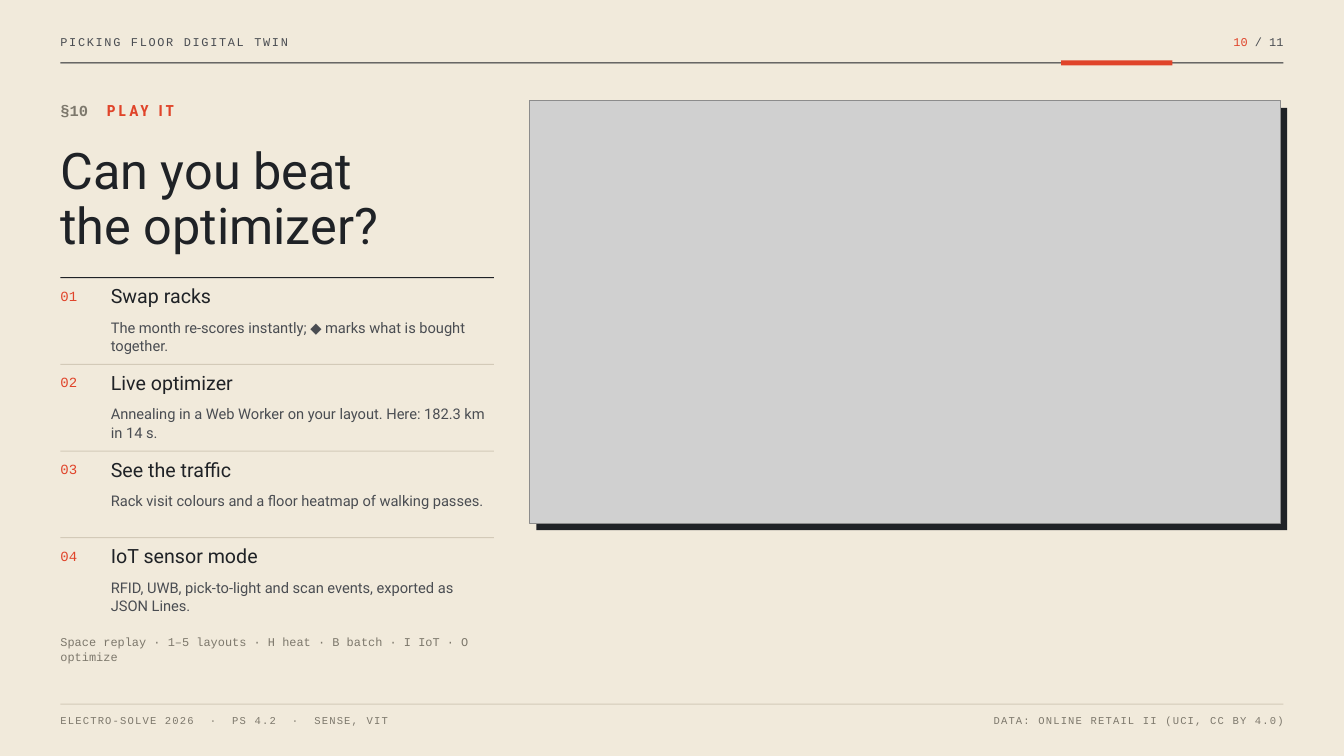
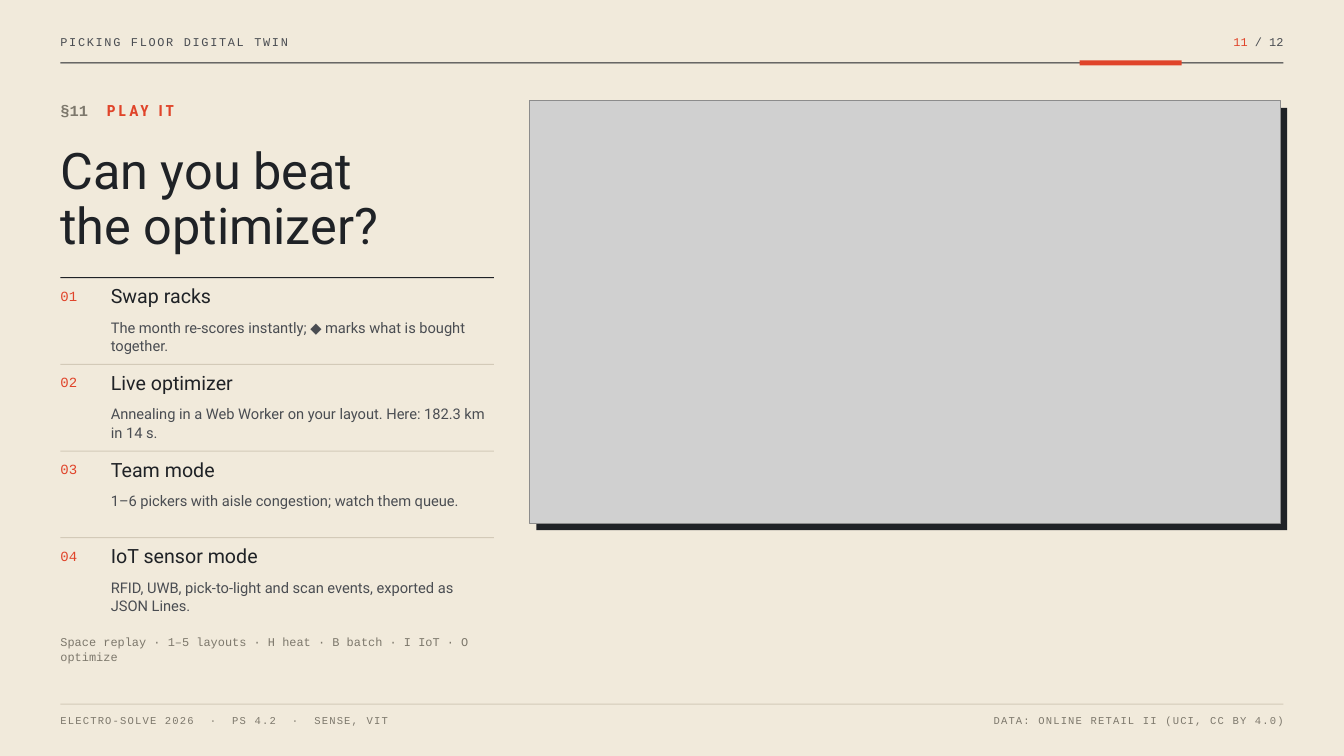
Before and after one commit to 007jaidev-ai/warehouse-twin, a slide deck: slide 11 of ElectroSolve_2026_Warehouse_Digital_Twin.pptx (slide 10 before the commit). Drawn at 1344x756 pixels with LibreOffice and Linux fonts; fonts in the diff are those of the drawing; grey boxes stand for pictures. Boxes give left, top, right and bottom in pixels: in the first picture for what was removed or moved away, otherwise in the second. Text is boxed around its words. In the diff, an @@ line names an element or a change of style, - is before the commit and + after.

Commit message:
feat: implement multiple pickers simulation, congestion modeling, and update poster assets

```diff
--- a/ElectroSolve_2026_Warehouse_Digital_Twin.pptx
+++ b/ElectroSolve_2026_Warehouse_Digital_Twin.pptx
@@ text at (1233, 38, 1283, 46): text changed @@
-10 / 11
+11 / 12
@@ rectangle: place and size @@
-rectangle at (1062, 60, 1173, 66)
+rectangle at (1080, 60, 1182, 66)
@@ text at (60, 105, 88, 117): text changed @@
-§10 PLAY IT
+§11 PLAY IT
@@ text at (111, 462, 215, 477): text changed @@
-See the traffic
+Team mode
@@ text at (111, 495, 459, 509): text changed @@
-Rack visit colours and a floor heatmap of walking passes.
+1–6 pickers with aisle congestion; watch them queue.
```
Also in this commit, not shown: 10 other slides changed, 1 slide added, 26 other files.
